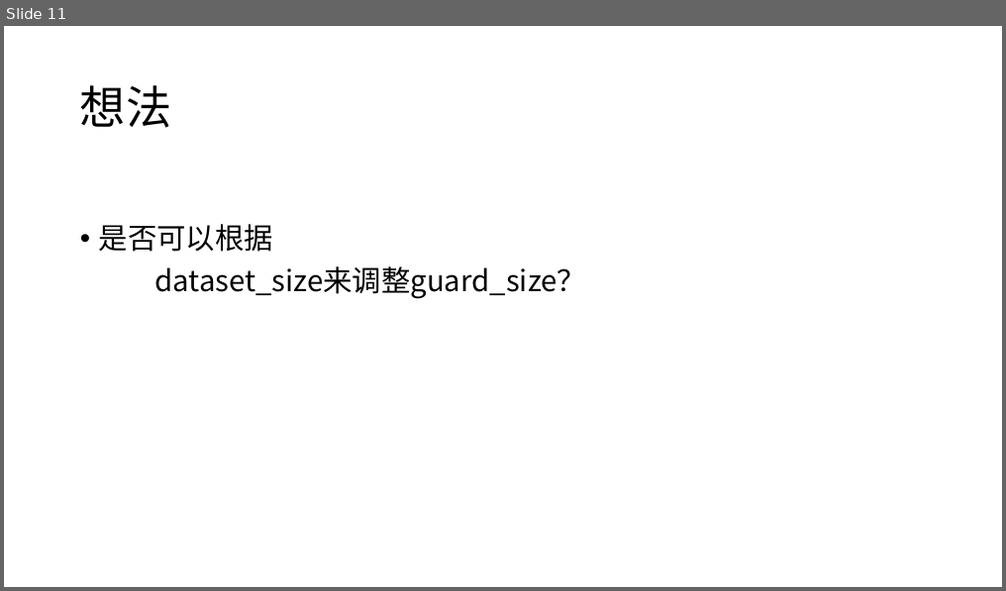
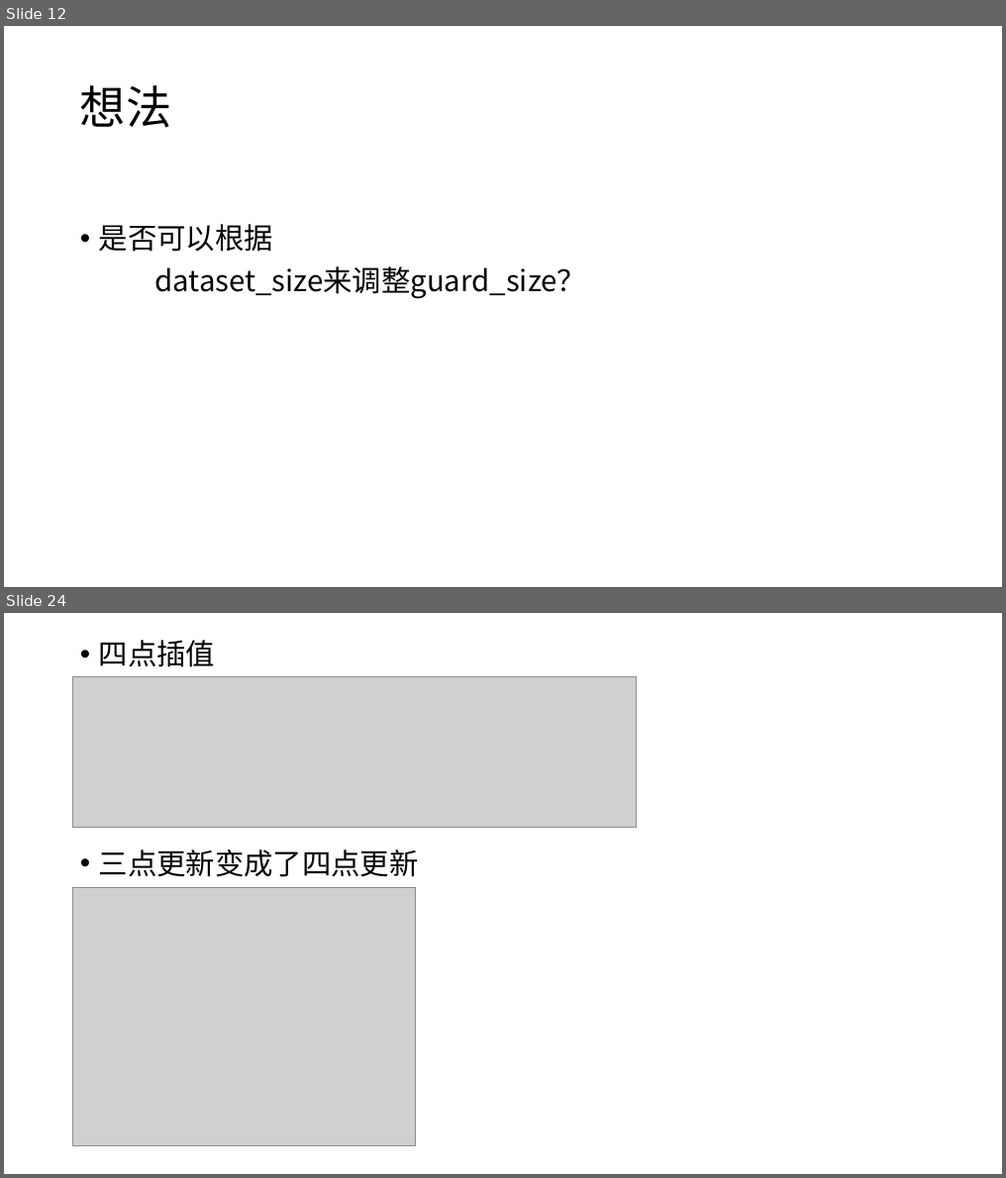
Before and after one commit to wlllssd/Efficiently-Searching-In-Memory-Sorted-Arrays-master, a slide deck: database_pre.pptx. Shown one above the other, each under a label of ours: slide 11 before the commit, slides 12 and 24 after it; the slides between them are not shown. The pictures are 1006x591 and 1006x1178 pixels, drawn with LibreOffice and Linux fonts; fonts in the diff are those of the drawing; grey boxes stand for pictures. Boxes give left, top, right and bottom in pixels: in the first picture for what was removed or moved away, otherwise in the second. Text is boxed around its words. In the diff, an @@ line names an element or a change of style, - is before the commit and + after.

```diff
--- a/database_pre.pptx
+++ b/database_pre.pptx
@@ slide 24 added at (4,613,1002,1174), background #FFFFFF @@
@@ text added at (99,640,419,877), 28 pt, text #000000 @@
+• 四点插值
+• 三点更新变成了四点更新
@@ picture added at (73,676,637,828) @@
@@ picture added at (73,888,416,1146) @@
@@ what was slide 11 is now slide 12 @@
```
Also in this commit, not shown: 1 slide changed, 20 other slides added, 1 slide removed, 15 other files.
